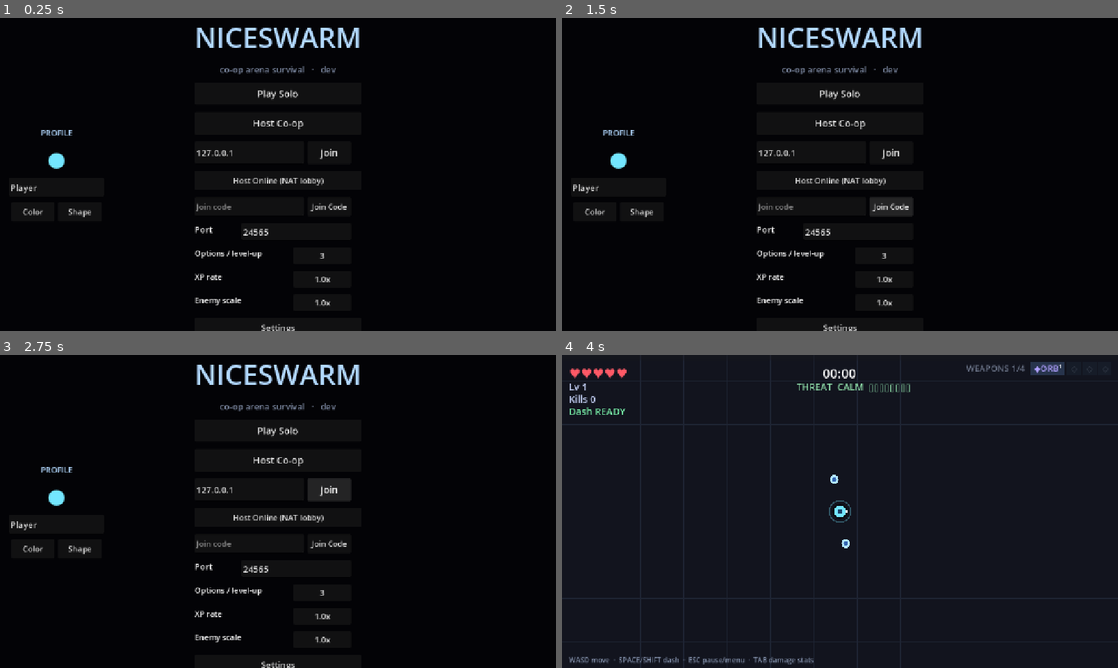
Above: before the commit, frames 1-4 (two rows, left to right).
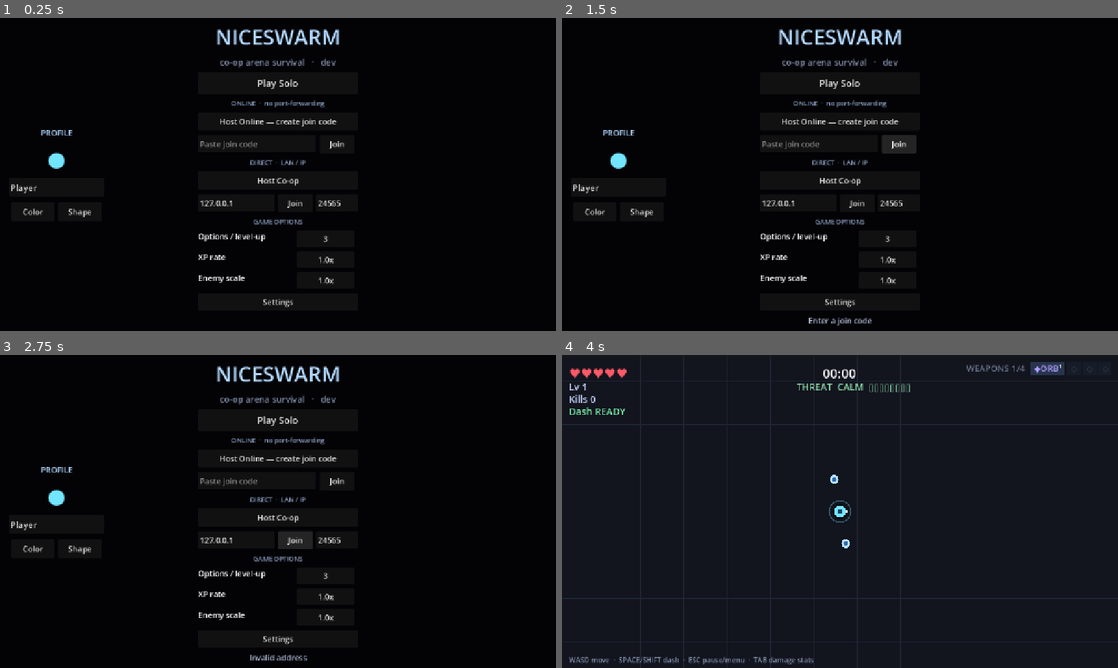
Above: after the commit, the same moments.

Repository: ICQCQ/NiceSwarm
Game: Godot game, scene res://scenes/main.tscn
The game is run twice, just before and just after one commit, with the same random seed, the same clock (stepped at 60 frames per second) and the same inputs.
Inputs:
- Up to frame 1 (0.25 s): no input
- Up to frame 2 (1.5 s): click "Join" at 0.5 s; click "Join Code" (after the commit: "Join") at 1.25 s
- Up to frame 3 (2.75 s): click "Join" at 2 s
- Up to frame 4 (4 s): click "Play Solo" at 2.75 s; click "1. Orbit Blades" at 3.5 s

The runs differ from the first frame. In frame 1, 4.2% of the frame differs, in the area x 35-65%, y 3-100%; in frame 2, 4.6%; in frame 3, 4.7%; in frame 4, nothing differs.

Commit message:
feat: redesign main menu — grouped, scroll-safe; fix Port field showing 0
The menu overflowed the 720px window after the Noray "Host Online" button was
added (non-scrolling CenterContainer/VBox).

- New _make_scroll_overlay(): content sits in a ScrollContainer (vertical auto,
  horizontal off) with an expanding CenterContainer, so it centers when it fits
  and scrolls instead of clipping when it doesn't — never overflows at any window
  size.
- Reorganized the connect controls into labeled sections via _section_label():
  Play Solo, then ONLINE (Host Online + paste-join-code/Join row), DIRECT (Host
  Co-op + IP/Join/Port row), then GAME OPTIONS (cyclers) + Settings. Smaller title
  (64->48), tighter rows, so it fits 720p without scrolling.
- Fix: a Noray session sets lobby_port=0, which got persisted and then loaded into
  the direct Port field as "0". _save/_load_last_join_address now validate the port
  (1..65535) and fall back to the default, so the field shows 24565.

1112 tests pass; verified visually (windowed screenshot) — fits, Port reads 24565.

Diff:
--- a/scripts/main.gd
+++ b/scripts/main.gd
@@ -986,7 +986,9 @@
 	if data.has("ip"):
 		ip_edit.text = str(data["ip"])
 	if data.has("port"):
-		port_edit.text = str(int(data["port"]))
+		var saved_port := int(data["port"])  # ignore an invalid/stale port (keep the default)
+		if saved_port >= 1 and saved_port <= 65535:
+			port_edit.text = str(saved_port)
 
 
 func _clear_rejoin_state() -> void:
@@ -998,6 +1000,10 @@
 ## Remember the address/port a client just successfully connected to, so the
 ## join fields are prefilled with it next launch.
 func _save_last_join_address(ip: String, port: int) -> void:
+	# A Noray (NAT-lobby) session has no direct port (lobby_port == 0); don't let that
+	# overwrite the remembered direct host/join port — fall back to the default.
+	if port < 1 or port > 65535:
+		port = Net.PORT
 	var f := FileAccess.open(LAST_JOIN_SAVE_PATH, FileAccess.WRITE)
 	if f != null:
 		f.store_var({"ip": ip, "port": port})
@@ -1019,7 +1025,9 @@
 	if data.has("ip"):
 		ip_edit.text = str(data["ip"])
 	if data.has("port"):
-		port_edit.text = str(int(data["port"]))
+		var saved_port := int(data["port"])  # ignore an invalid/stale port (keep the default)
+		if saved_port >= 1 and saved_port <= 65535:
+			port_edit.text = str(saved_port)
 
 
 ## Save the main-menu profile (name/color/shape) so it persists across launches.
--- a/scripts/ui/game_ui.gd
+++ b/scripts/ui/game_ui.gd
@@ -189,6 +189,44 @@
 	vbox.add_theme_constant_override("separation", 16)
 	center.add_child(vbox)
 	return [root, vbox]
+
+
+## Like _make_overlay, but the content sits inside a ScrollContainer so a tall menu
+## can never clip off the bottom of the window (it scrolls instead). The inner
+## CenterContainer has both expand flags, so the content is centered when it fits the
+## viewport and only starts scrolling once it's taller than the screen.
+func _make_scroll_overlay(separation: int = 12) -> Array:
+	var root := Control.new()
+	root.set_anchors_preset(Control.PRESET_FULL_RECT)
+	root.visible = false
+	main.ui.add_child(root)
+	var dim := ColorRect.new()
+	dim.color = Color(0.0, 0.0, 0.0, 0.65)
+	dim.set_anchors_preset(Control.PRESET_FULL_RECT)
+	root.add_child(dim)
+	var scroll := ScrollContainer.new()
+	scroll.set_anchors_preset(Control.PRESET_FULL_RECT)
+	scroll.horizontal_scroll_mode = ScrollContainer.SCROLL_MODE_DISABLED
+	scroll.vertical_scroll_mode = ScrollContainer.SCROLL_MODE_AUTO
+	root.add_child(scroll)
+	var center := CenterContainer.new()
+	center.size_flags_horizontal = Control.SIZE_EXPAND_FILL
+	center.size_flags_vertical = Control.SIZE_EXPAND_FILL
+	scroll.add_child(center)
+	var vbox := VBoxContainer.new()
+	vbox.add_theme_constant_override("separation", separation)
+	center.add_child(vbox)
+	return [root, vbox]
+
+
+## Small dim section header for grouping menu rows.
+func _section_label(text: String) -> Label:
+	var l := Label.new()
+	l.text = text
+	l.add_theme_font_size_override("font_size", 15)
+	l.add_theme_color_override("font_color", Color(0.55, 0.62, 0.75))
+	l.horizontal_alignment = HORIZONTAL_ALIGNMENT_CENTER
+	return l
 
 
 func _build_level_panel() -> void:
@@ -567,7 +605,7 @@
 
 
 func _build_menu() -> void:
-	var parts := _make_overlay()
+	var parts := _make_scroll_overlay(10)
 	main.menu_panel = parts[0]
 	main.menu_panel.visible = true
 	var vbox: VBoxContainer = parts[1]
@@ -585,7 +623,7 @@
 
 	var title := Label.new()
 	title.text = "NICESWARM"
-	title.add_theme_font_size_override("font_size", 64)
+	title.add_theme_font_size_override("font_size", 48)
 	title.add_theme_color_override("font_color", Color(0.7, 0.85, 1.0))
 	title.horizontal_alignment = HORIZONTAL_ALIGNMENT_CENTER
 	vbox.add_child(title)
@@ -629,15 +667,41 @@
 
 	var solo := Button.new()
 	solo.text = "Play Solo"
-	solo.custom_minimum_size = Vector2(360, 52)
+	solo.custom_minimum_size = Vector2(360, 50)
 	solo.add_theme_font_size_override("font_size", 22)
 	solo.pressed.connect(main._on_solo_pressed)
 	vbox.add_child(solo)
 
+	# --- Online co-op (Noray NAT lobby): no port-forwarding; host shares a join code ---
+	vbox.add_child(_section_label("ONLINE  ·  no port-forwarding"))
+	var online_host := Button.new()
+	online_host.text = "Host Online — create join code"
+	online_host.custom_minimum_size = Vector2(360, 42)
+	online_host.add_theme_font_size_override("font_size", 18)
+	online_host.pressed.connect(main._on_noray_host_pressed)
+	vbox.add_child(online_host)
+
+	var oid_row := HBoxContainer.new()
+	oid_row.add_theme_constant_override("separation", 8)
+	vbox.add_child(oid_row)
+	main.oid_edit = LineEdit.new()
+	main.oid_edit.placeholder_text = "Paste join code"
+	main.oid_edit.custom_minimum_size = Vector2(272, 42)
+	main.oid_edit.add_theme_font_size_override("font_size", 18)
+	oid_row.add_child(main.oid_edit)
+	var online_join := Button.new()
+	online_join.text = "Join"
+	online_join.custom_minimum_size = Vector2(80, 42)
+	online_join.add_theme_font_size_override("font_size", 18)
+	online_join.pressed.connect(main._on_noray_join_pressed)
+	oid_row.add_child(online_join)
+
+	# --- Direct co-op (LAN / known IP) ---
+	vbox.add_child(_section_label("DIRECT  ·  LAN / IP"))
 	var host := Button.new()
 	host.text = "Host Co-op"
-	host.custom_minimum_size = Vector2(360, 52)
-	host.add_theme_font_size_override("font_size", 22)
+	host.custom_minimum_size = Vector2(360, 42)
+	host.add_theme_font_size_override("font_size", 18)
 	host.pressed.connect(main._on_host_pressed)
 	vbox.add_child(host)
 
@@ -646,54 +710,25 @@
 	vbox.add_child(row)
 	main.ip_edit = LineEdit.new()
 	main.ip_edit.text = "127.0.0.1"
-	main.ip_edit.custom_minimum_size = Vector2(252, 52)
-	main.ip_edit.add_theme_font_size_override("font_size", 20)
+	main.ip_edit.custom_minimum_size = Vector2(176, 42)
+	main.ip_edit.add_theme_font_size_override("font_size", 18)
 	row.add_child(main.ip_edit)
 	var join := Button.new()
 	join.text = "Join"
-	join.custom_minimum_size = Vector2(100, 52)
-	join.add_theme_font_size_override("font_size", 22)
+	join.custom_minimum_size = Vector2(80, 42)
+	join.add_theme_font_size_override("font_size", 18)
 	join.pressed.connect(main._on_join_pressed)
 	row.add_child(join)
-
-	# Online (NAT) lobby via Noray — no port-forward needed; host shares a join code.
-	var online_host := Button.new()
-	online_host.text = "Host Online (NAT lobby)"
-	online_host.custom_minimum_size = Vector2(360, 44)
-	online_host.add_theme_font_size_override("font_size", 18)
-	online_host.pressed.connect(main._on_noray_host_pressed)
-	vbox.add_child(online_host)
-
-	var oid_row := HBoxContainer.new()
-	oid_row.add_theme_constant_override("separation", 8)
-	vbox.add_child(oid_row)
-	main.oid_edit = LineEdit.new()
-	main.oid_edit.placeholder_text = "Join code"
-	main.oid_edit.custom_minimum_size = Vector2(252, 44)
-	main.oid_edit.add_theme_font_size_override("font_size", 18)
-	oid_row.add_child(main.oid_edit)
-	var online_join := Button.new()
-	online_join.text = "Join Code"
-	online_join.custom_minimum_size = Vector2(100, 44)
-	online_join.add_theme_font_size_override("font_size", 18)
-	online_join.pressed.connect(main._on_noray_join_pressed)
-	oid_row.add_child(online_join)
-
-	var port_row := HBoxContainer.new()
-	port_row.add_theme_constant_override("separation", 8)
-	vbox.add_child(port_row)
-	var port_label := Label.new()
-	port_label.text = "Port"
-	port_label.add_theme_font_size_override("font_size", 20)
-	port_label.custom_minimum_size = Vector2(100, 40)
-	port_row.add_child(port_label)
 	main.port_edit = LineEdit.new()
 	main.port_edit.text = str(Net.PORT)
-	main.port_edit.custom_minimum_size = Vector2(252, 40)
-	main.port_edit.add_theme_font_size_override("font_size", 20)
-	port_row.add_child(main.port_edit)
-
-	# difficulty config cyclers (used by Solo and Host)
+	main.port_edit.placeholder_text = "Port"
+	main.port_edit.tooltip_text = "Port (direct host/join)"
+	main.port_edit.custom_minimum_size = Vector2(96, 42)
+	main.port_edit.add_theme_font_size_override("font_size", 18)
+	row.add_child(main.port_edit)
+
+	# --- Run options (apply to Solo and to a session you host) ---
+	vbox.add_child(_section_label("GAME OPTIONS"))
 	_make_cycler(vbox, "Options / level-up", func(): return str(Main.CHOICES_OPTS[main.cfg_choices_i]),
 		func(): main.cfg_choices_i = (main.cfg_choices_i + 1) % Main.CHOICES_OPTS.size())
 	_make_cycler(vbox, "XP rate", func(): return str(Main.XP_OPTS[main.cfg_xp_i]) + "x",
@@ -703,8 +738,8 @@
 
 	var settings_btn := Button.new()
 	settings_btn.text = "Settings"
-	settings_btn.custom_minimum_size = Vector2(360, 44)
-	settings_btn.add_theme_font_size_override("font_size", 20)
+	settings_btn.custom_minimum_size = Vector2(360, 40)
+	settings_btn.add_theme_font_size_override("font_size", 18)
 	settings_btn.pressed.connect(main._on_settings_pressed)
 	vbox.add_child(settings_btn)
 
